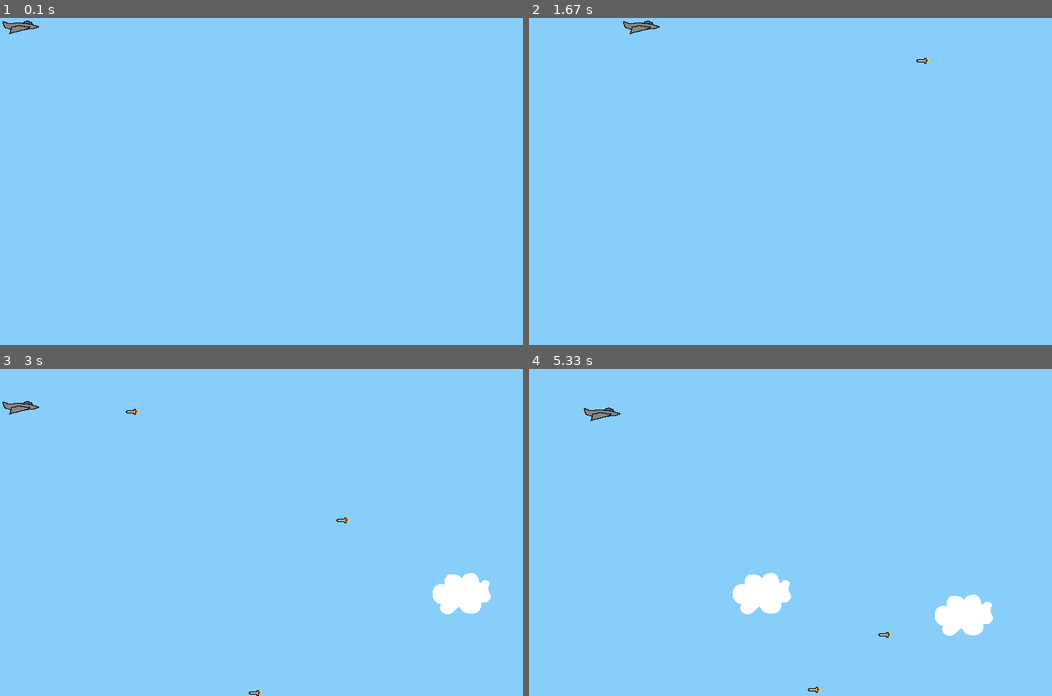
Above: before the commit, frames 1-4 (two rows, left to right).
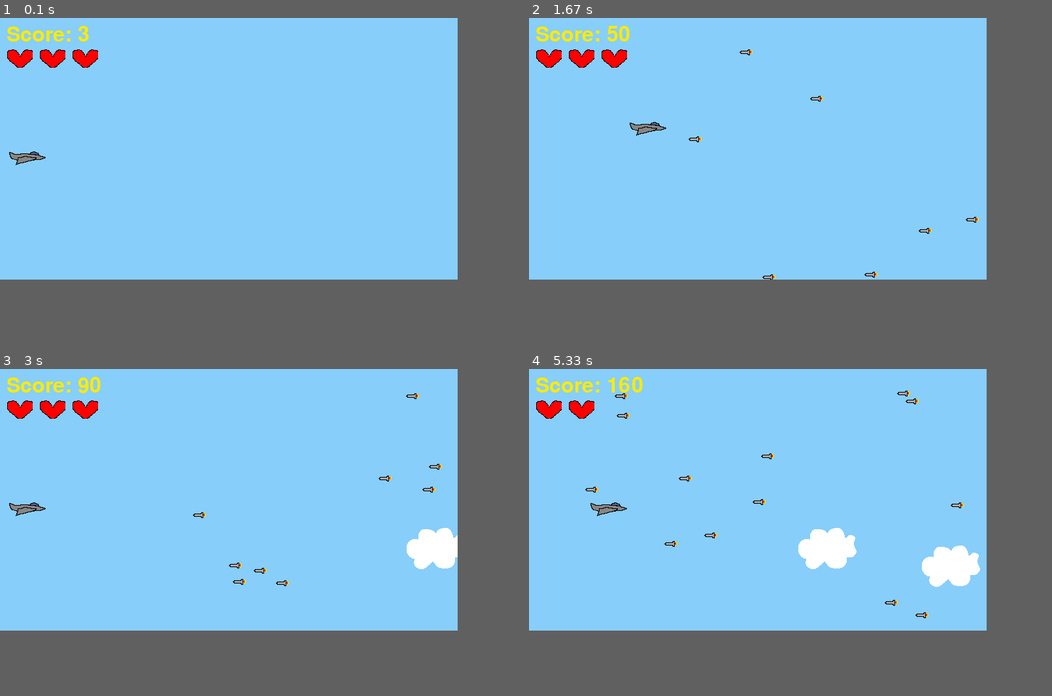
Above: after the commit, the same moments.

Repository: Jackbaklava/learning-pygame
Game: pygame game, started from main.py
The game is run twice, just before and just after one commit, with the same random seed, the same clock (stepped at 60 frames per second) and the same inputs.
Inputs:
- Up to frame 1 (0.1 s): no input
- Up to frame 2 (1.67 s): hold Right 0.33-0.8 s; hold Up 0.83-1.13 s; hold Right 1.17-1.63 s
- Up to frame 3 (3 s): hold Left 1.67-2.2 s; hold Down 2.23-2.53 s; hold Left 2.57-2.97 s
- Up to frame 4 (5.33 s): hold Up 3-3.37 s; hold Right 3.4-4.03 s; hold Down 4.07-4.43 s; hold Left 4.47-4.93 s; hold Right from 4.97 s (still down)
In our replay, the window is 800x500 before the commit and 700x400 after it. These sizes can differ from the game's own. Grey fills any space a smaller window leaves; there, only what the larger window draws over its background counts as a difference.

The runs differ from the first frame. In frame 1, 1.2% of the frame differs, in the area x 0-19%, y 0-45%; in frame 2, 1.5%; in frame 3, 3.5%; in frame 4, 5.6%, in the area x 1-89%, y 2-99%.

Commit message:
Switched sound effects, added score counter, hearts system, and changed screen size and player's initial position and speed

Diff:
--- a/config.py
+++ b/config.py
@@ -1,2 +1,2 @@
-WIDTH = 800
-HEIGHT = 500
+WIDTH = 700
+HEIGHT = 400
--- a/main.py
+++ b/main.py
@@ -2,27 +2,32 @@
 import pygame
 from pygame.locals import (KEYDOWN, QUIT, K_ESCAPE)
 from config import WIDTH, HEIGHT
-from sprites import Player, Enemy, Cloud, sound_move_up, sound_move_down, sound_collision
+from sprites import Player, Enemy, Cloud, sound_collision
 
 pygame.init()
 
 # The screen is also a surface
 screen = pygame.display.set_mode((WIDTH, HEIGHT))
 pygame.display.set_caption("Amazing Game")
-clock = pygame.time.Clock()
 
 # Assigns a unique code to the custom event
 ADDENEMY = pygame.USEREVENT + 1
-pygame.time.set_timer(ADDENEMY, 750)
-ADDCLOUD = pygame.USEREVENT + 2
+pygame.time.set_timer(ADDENEMY, 200)
+ADDCLOUD = pygame.USEREVENT + 3
 pygame.time.set_timer(ADDCLOUD, 2000)
 
-
+# Sprites
 enemies = pygame.sprite.Group()
 clouds = pygame.sprite.Group()
 all_sprites = pygame.sprite.Group()
 player = Player()
 all_sprites.add(player)
+
+# Game variables
+clock = pygame.time.Clock()
+hearts = 3
+score = 0
+font = pygame.font.Font("freesansbold.ttf", 32)
 
 # Game event loop
 running = True
@@ -46,6 +51,8 @@
             clouds.add(cloud)
             all_sprites.add(cloud)
 
+    score += 1
+
     # Returns a dictionary
     keys_pressed = pygame.key.get_pressed()
     player.update(keys_pressed)
@@ -57,12 +64,25 @@
     # Copies one surface to another
     for sprite in all_sprites:
         screen.blit(sprite.surf, sprite.rect)
+    for i in range(0, hearts):
+        x = 10
+        y = 40
+        heart = pygame.transform.scale(pygame.image.load("assets/heart.png"), (40, 40)).convert()
+        heart.set_colorkey((255, 255, 255))
+        screen.blit(heart, (x+50*i, y))
+    # Display the score
+    score_counter = font.render(f"Score: {score}", True, (255, 234, 0))
+    screen.blit(score_counter, (10, 10))
 
-    if pygame.sprite.spritecollideany(player, enemies):
+    # Check for collisions
+    enemy_collided = pygame.sprite.spritecollideany(player, enemies)
+    if enemy_collided:
+        hearts -= 1
+        enemy_collided.kill()
+        sound_collision.play()
+
+    if hearts == 0:
         player.kill()
-        sound_move_up.stop()
-        sound_move_down.stop()
-        sound_collision.play()
         running = False
 
     # Updates the screen
@@ -70,6 +90,7 @@
     # Maintains the FPS at 30
     clock.tick(30)
 
+
 pygame.mixer.music.stop()
 pygame.mixer.quit()
 pygame.quit()
--- a/sprites.py
+++ b/sprites.py
@@ -4,11 +4,10 @@
 from config import WIDTH, HEIGHT
 
 pygame.mixer.init()
-pygame.mixer.music.load("assets/apoxode_electric.mp3")
+pygame.mixer.music.load("assets/background_music.mp3")
+pygame.mixer.music.set_volume(0.3)
 pygame.mixer.music.play(-1)
-sound_move_up = pygame.mixer.Sound("assets/rising_putter.ogg")
-sound_move_down = pygame.mixer.Sound("assets/falling_putter.ogg")
-sound_collision = pygame.mixer.Sound("assets/collision.ogg")
+sound_collision = pygame.mixer.Sound("assets/collision.mp3")
 
 
 class Player(pygame.sprite.Sprite):
@@ -19,17 +18,18 @@
         self.surf = pygame.image.load("assets/jet.png").convert()
         self.surf.set_colorkey((255, 255, 255), RLEACCEL)
         # When you call this method, pygame creates a new rect with the size of the surface and the coordinates 0, 0. To give the rect other coords, parameters like center and topleft can be used
-        self.rect = self.surf.get_rect()
+        self.rect = self.surf.get_rect(
+            left=10,
+            top=200
+        )
 
     def update(self, pressed_keys):
         # move and move_ip (move in place) are the same except for move returns a new rect
         # Note: coordinates start from the top left of the screen
         if pressed_keys[K_UP]:
             self.rect.move_ip(0, -5)
-            sound_move_up.play()
         if pressed_keys[K_DOWN]:
             self.rect.move_ip(0, 5)
-            sound_move_down.play()
         if pressed_keys[K_RIGHT]:
             self.rect.move_ip(5, 0)
         if pressed_keys[K_LEFT]:
@@ -82,6 +82,6 @@
         )
 
     def update(self):
-        self.rect.move_ip(-5, 0)
+        self.rect.move_ip(-3, 0)
         if self.rect.right < 0:
             self.kill()
Not shown, changed: README.md
Binary file added: assets/heart.png
Not shown, removed: assets/apoxode_electric.mp3
Not shown, added: assets/background_music.mp3
Not shown, added: assets/collision.mp3
Not shown, removed: assets/collision.ogg
Not shown, removed: assets/falling_putter.ogg
Not shown, removed: assets/rising_putter.ogg
